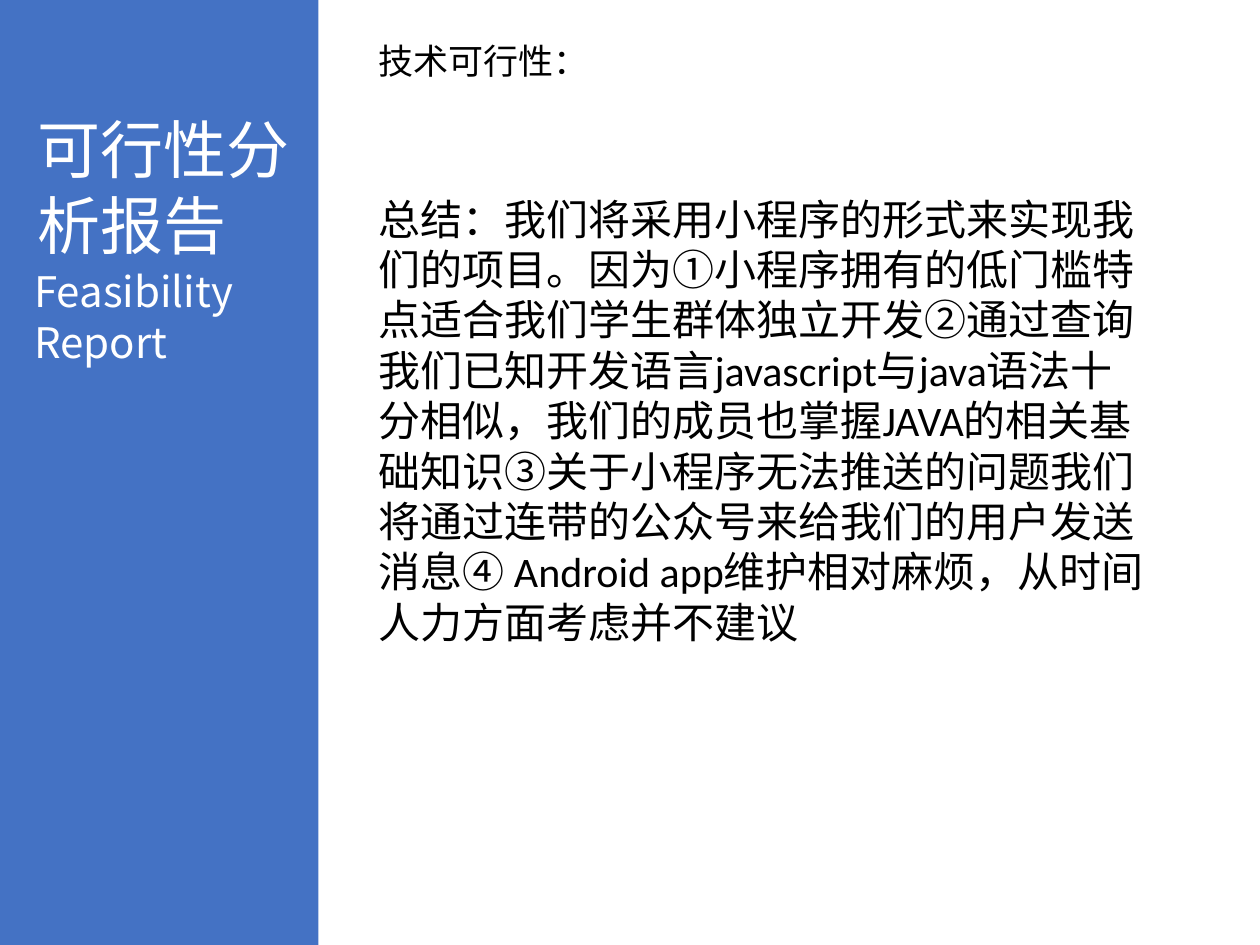
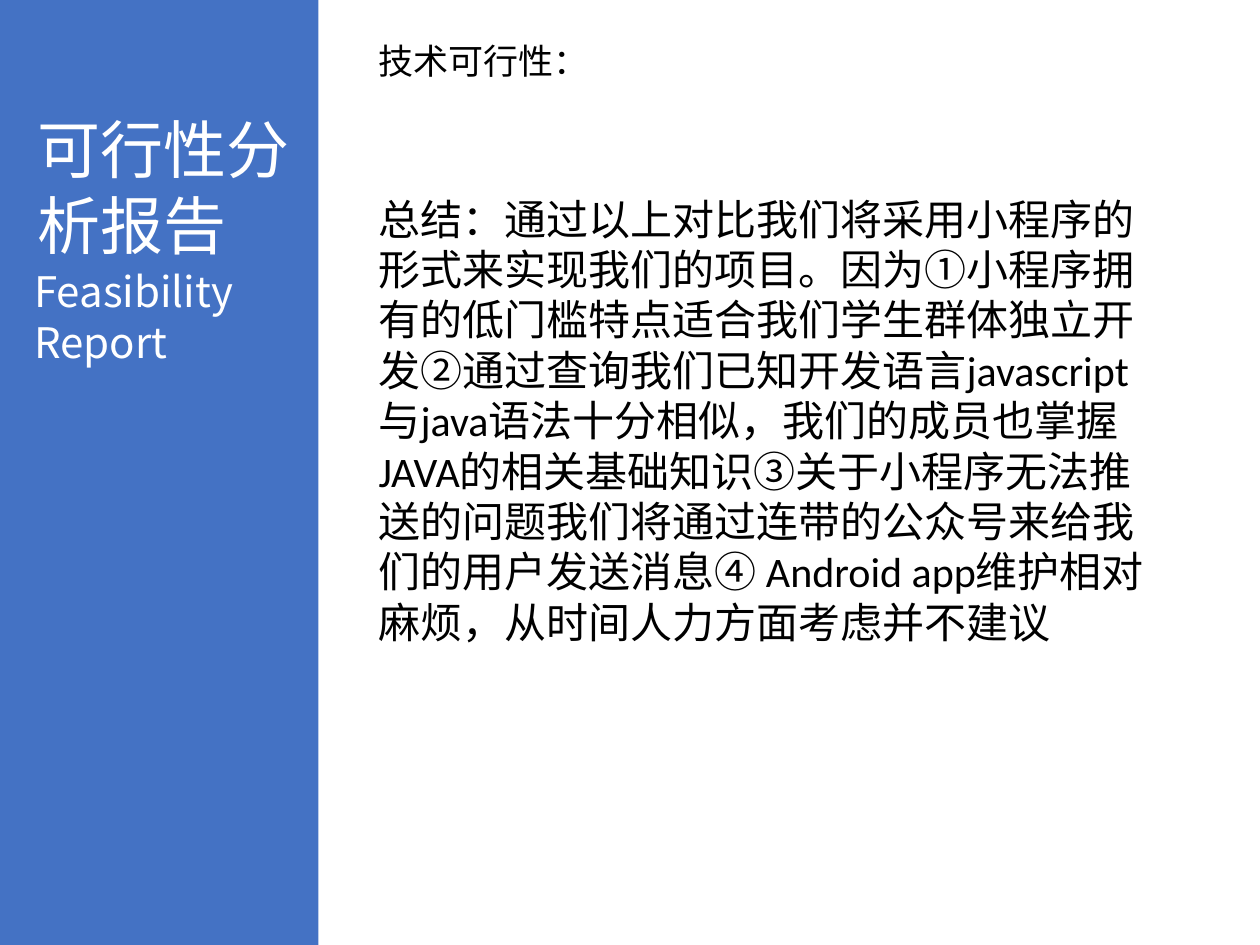
Before and after one commit to Syclifer/SE2019--G25, a slide deck: slide 12 of SE2019春-G25-项目计划2.0.pptx. Drawn at 1260x945 pixels with LibreOffice and Linux fonts; fonts in the diff are those of the drawing. Boxes give left, top, right and bottom in pixels: in the first picture for what was removed or moved away, otherwise in the second. Text is boxed around its words. In the diff, an @@ line names an element or a change of style, - is before the commit and + after.

```diff
--- a/SE2019春-G25-项目计划2.0.pptx
+++ b/SE2019春-G25-项目计划2.0.pptx
@@ text at <box>379,199,1135,643</box>: text changed @@
-总结：我们将采用小程序的形式来实现我们的项目。因为①小程序拥有的低门槛特点适合我们学生群体独立开发②通过查询我们已知开发语言javascript与java语法十分相似，我们的成员也掌握JAVA的相关基础知识③关于小程序无法推送的问题我们将通过连带的公众号来给我们的用户发送消息④ Android app维护相对麻烦，从时间人力方面考虑并不建议
+总结：通过以上对比我们将采用小程序的形式来实现我们的项目。因为①小程序拥有的低门槛特点适合我们学生群体独立开发②通过查询我们已知开发语言javascript与java语法十分相似，我们的成员也掌握JAVA的相关基础知识③关于小程序无法推送的问题我们将通过连带的公众号来给我们的用户发送消息④ Android app维护相对麻烦，从时间人力方面考虑并不建议
```
Also in this commit, not shown: 4 other slides changed.
